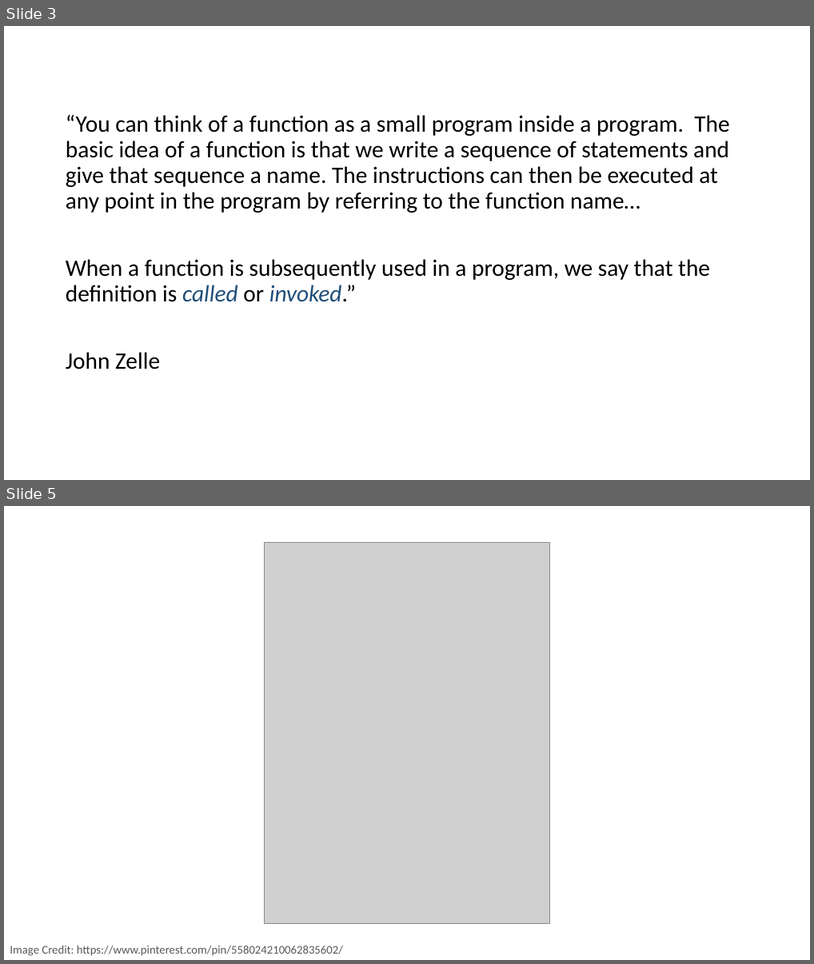
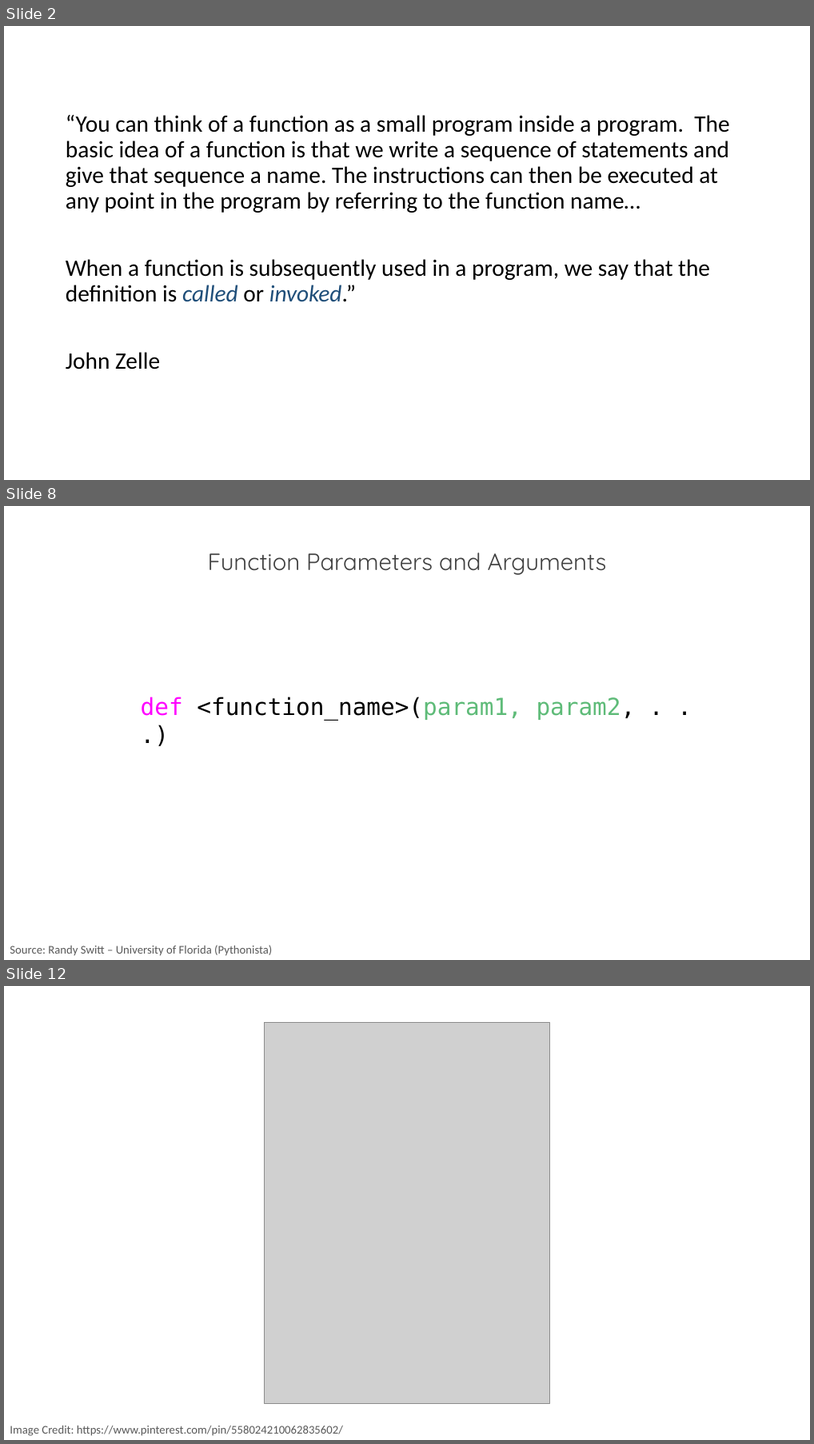
Before and after one commit to PracticumAI/python, a slide deck: presentations/03_functions.pptx. Shown one above the other, each under a label of ours: slides 3 and 5 before the commit, slides 2, 8 and 12 after it; the slides between them are not shown. The pictures are 814x964 and 814x1444 pixels, drawn with LibreOffice and Linux fonts; fonts in the diff are those of the drawing; grey boxes stand for pictures. Boxes give left, top, right and bottom in pixels: in the first picture for what was removed or moved away, otherwise in the second. Text is boxed around its words. In the diff, an @@ line names an element or a change of style, - is before the commit and + after.

```diff
--- a/presentations/03_functions.pptx
+++ b/presentations/03_functions.pptx
@@ slide 8 added at (4, 506, 810, 960), background #FFFFFF @@
@@ text added at (208, 552, 607, 575), 28 pt, text #404040 @@
+Function Parameters and Arguments
@@ text added at (141, 696, 636, 720), 28 pt, text #000000 @@
+  def <function_name>(param1, param2, . . .)
@@ text added at (10, 944, 272, 956), 14 pt, text #595959 @@
+Source: Randy Switt – University of Florida (Pythonista)
@@ what was slide 3 is now slide 2 @@
@@ what was slide 5 is now slide 12 @@
```
Also in this commit, not shown: 3 slides changed, 8 other slides added, 3 slides removed, 2 other files.
